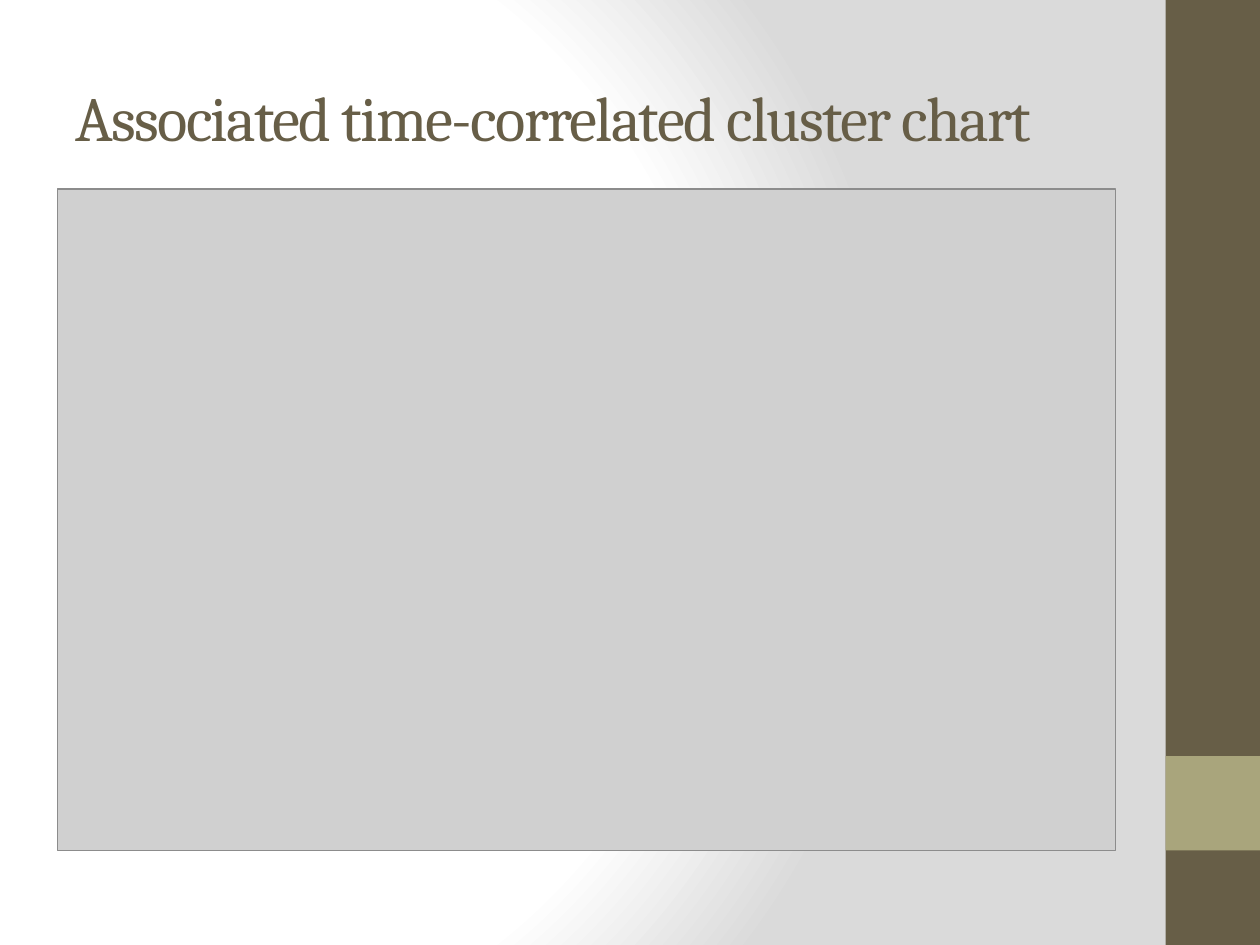
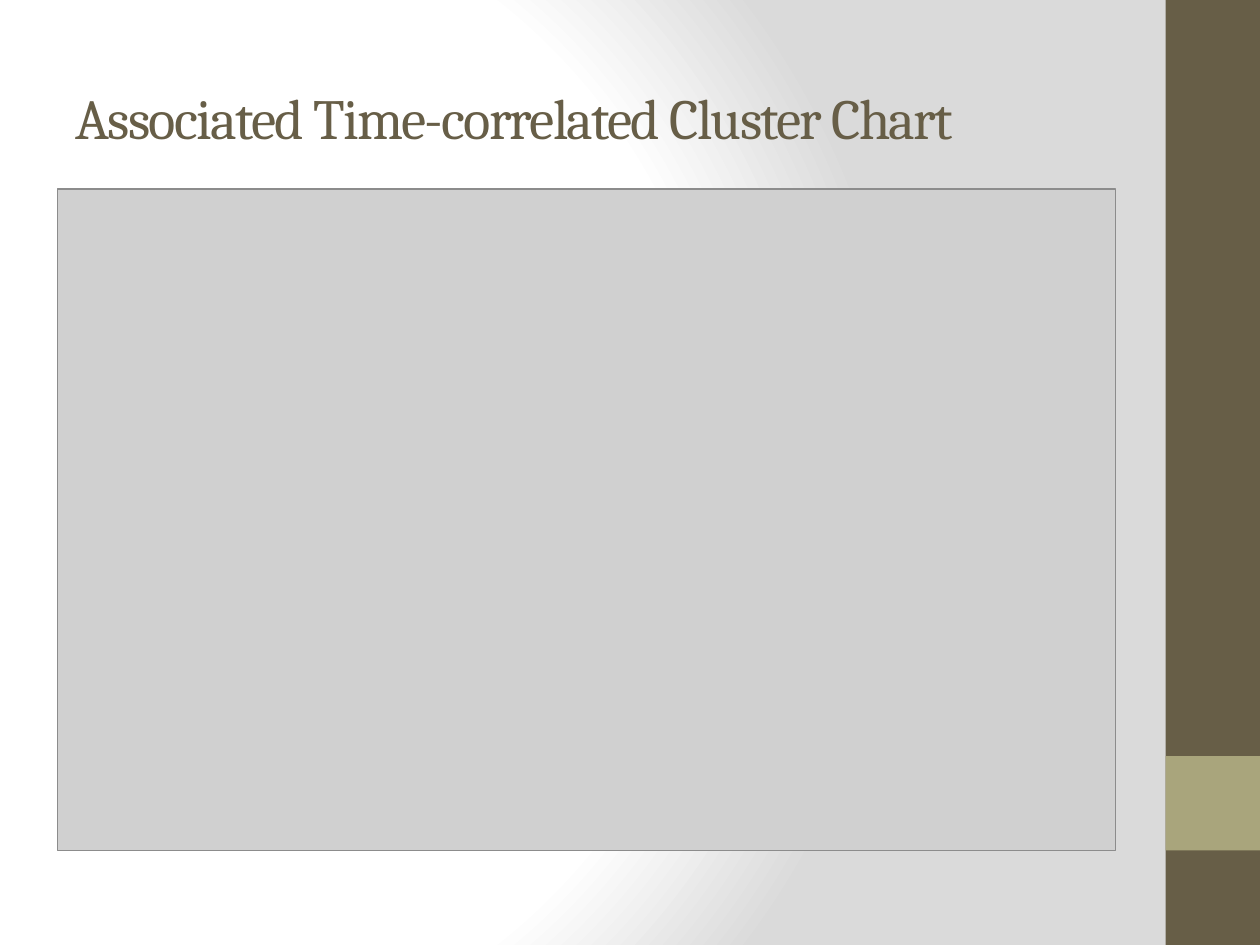
Before and after one commit to hemakumar/Data-Analysis_Group4c, a slide deck: slide 9 of paper/Integrated Data Center Power and Cooling Analysis.pptx (slide 8 before the commit). Drawn at 1260x945 pixels with LibreOffice and Linux fonts; fonts in the diff are those of the drawing; grey boxes stand for pictures. Boxes give left, top, right and bottom in pixels: in the first picture for what was removed or moved away, otherwise in the second. Text is boxed around its words. In the diff, an @@ line names an element or a change of style, - is before the commit and + after.

```diff
--- a/paper/Integrated Data Center Power and Cooling Analysis.pptx
+++ b/paper/Integrated Data Center Power and Cooling Analysis.pptx
@@ title at (76,99,952,140): text changed; size 36 to 32.4 pt @@
-Associated time-correlated cluster chart
+Associated Time-correlated Cluster Chart
```
Also in this commit, not shown: 6 other slides changed, 2 slides added, 1 slide removed.
